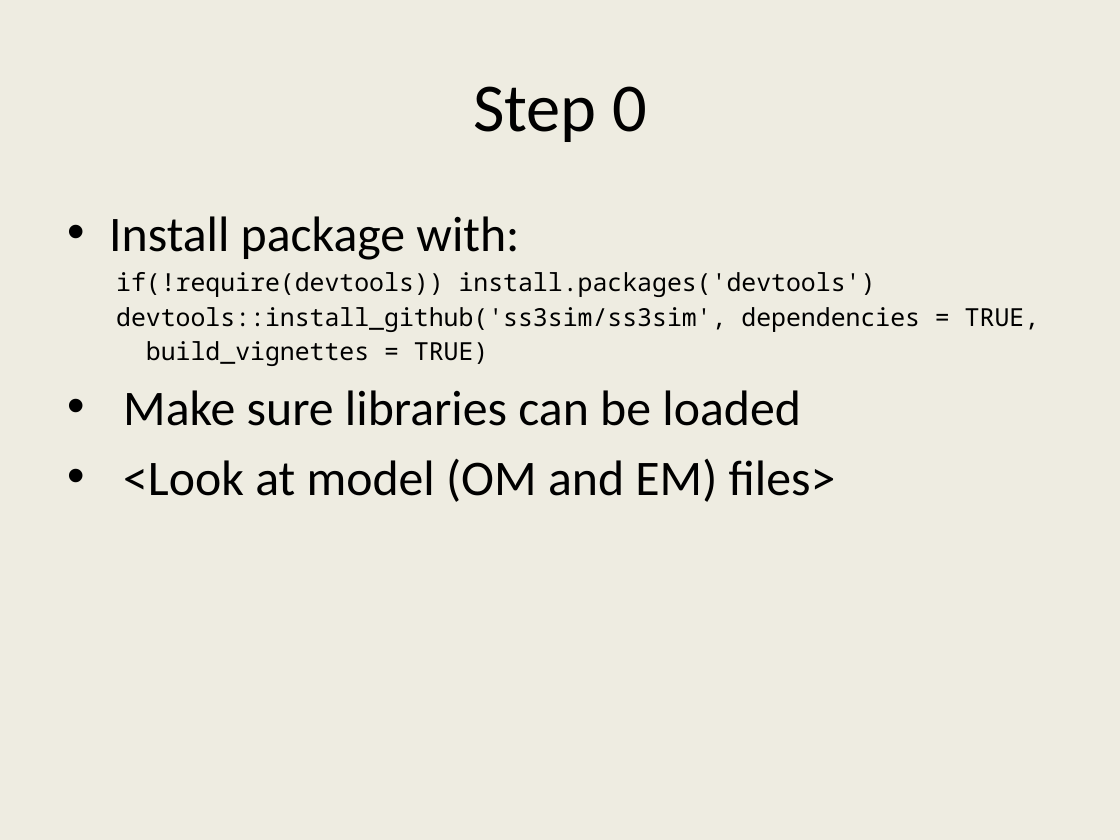
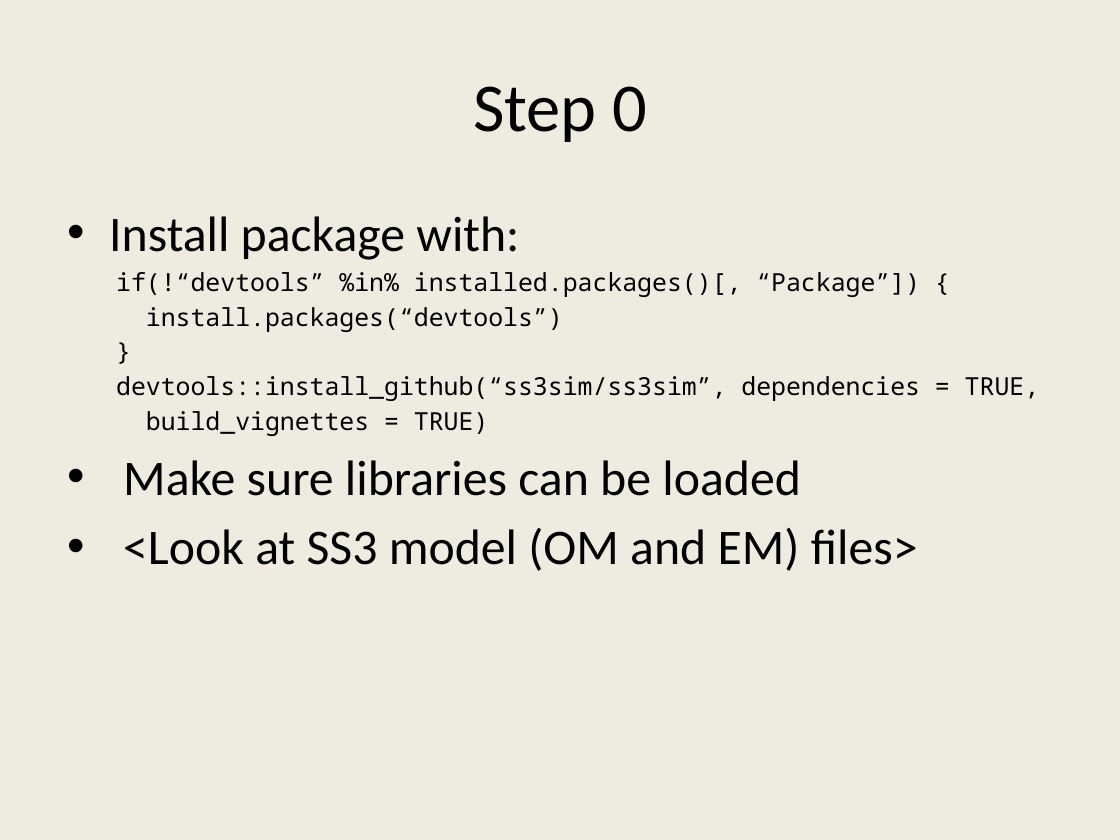
Before and after one commit to ss3sim/workshop, a slide deck: slide 7 of ss3sim_workshop.pptx (slide 5 before the commit). Drawn at 1120x840 pixels with LibreOffice and Linux fonts; fonts in the diff are those of the drawing. Boxes give left, top, right and bottom in pixels: in the first picture for what was removed or moved away, otherwise in the second. Text is boxed around its words. In the diff, an @@ line names an element or a change of style, - is before the commit and + after.

```diff
--- a/ss3sim_workshop.pptx
+++ b/ss3sim_workshop.pptx
@@ text at [116, 272, 1040, 401]: text changed @@
-  if(!require(devtools)) install.packages('devtools')
-  devtools::install_github('ss3sim/ss3sim', dependencies = TRUE,
+  if(!“devtools” %in% installed.packages()[, “Package”]) {
+  install.packages(“devtools”)
+  }
+  devtools::install_github(“ss3sim/ss3sim”, dependencies = TRUE,
@@ text at [123, 527, 918, 571]: text changed @@
-• <Look at model (OM and EM) files>
+• <Look at SS3 model (OM and EM) files>
```
Also in this commit, not shown: 13 other slides changed, 5 slides added, 1 slide removed, 4 other files.
